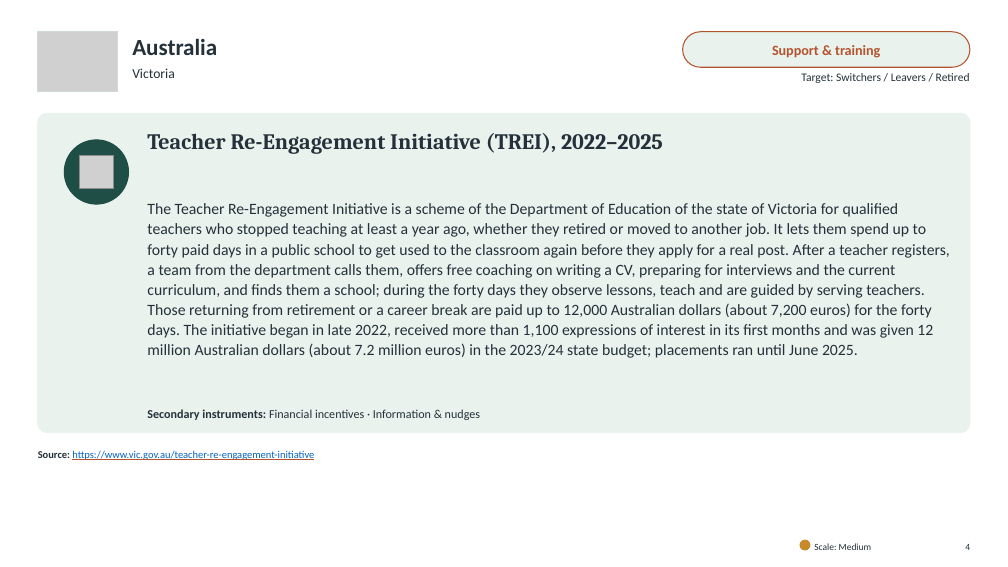
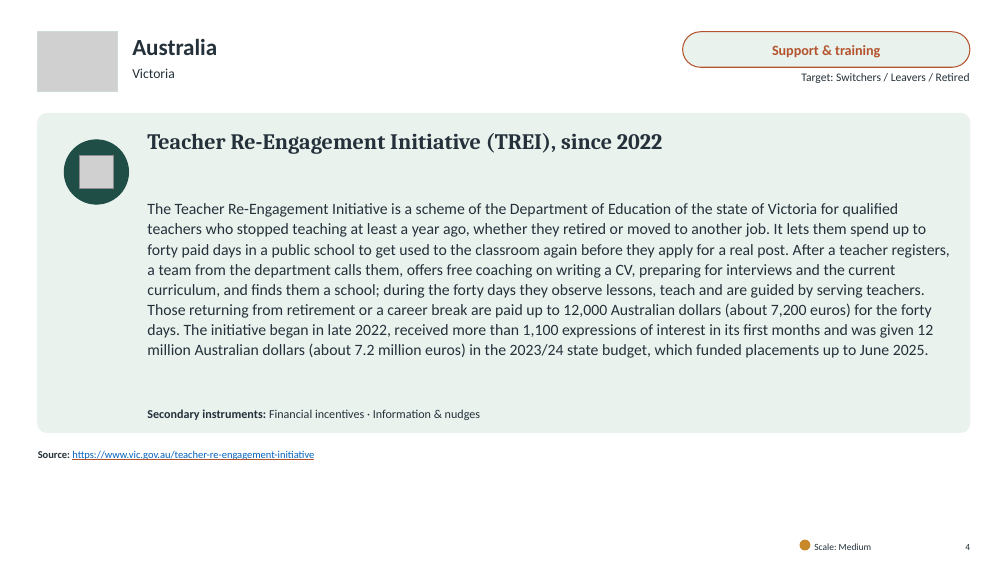
Before and after one commit to jedr1-ship-it/Alternative-Pathways----Quant, a slide deck: slide 4 of policies/Re-attracting_Former_Teachers.pptx. Drawn at 1008x567 pixels with LibreOffice and Linux fonts; fonts in the diff are those of the drawing; grey boxes stand for pictures. Boxes give left, top, right and bottom in pixels: in the first picture for what was removed or moved away, otherwise in the second. Text is boxed around its words. In the diff, an @@ line names an element or a change of style, - is before the commit and + after.

```diff
--- a/policies/Re-attracting_Former_Teachers.pptx
+++ b/policies/Re-attracting_Former_Teachers.pptx
@@ text at box(147, 133, 662, 154): text changed @@
-Teacher Re-Engagement Initiative (TREI), 2022–2025
+Teacher Re-Engagement Initiative (TREI), since 2022
@@ text at box(147, 203, 950, 358): text changed @@
-The Teacher Re-Engagement Initiative is a scheme of the Department of Education of the state of Victoria for qualified teachers who stopped teaching at least a year ago, whether they retired or moved to another job. It lets them spend up to forty paid days in a public school to get used to the classroom again before they apply for a real post. After a teacher registers, a team from the department calls them, offers free coaching on writing a CV, preparing for interviews and the current curriculum, and finds them a school; during the forty days they observe lessons, teach and are guided by serving teachers. Those returning from retirement or a career break are paid up to 12,000 Australian dollars (about 7,200 euros) for the forty days. The initiative began in late 2022, received more than 1,100 expressions of interest in its first months and was given 12 million Australian dollars (about 7.2 million euros) in the 2023/24 state budget; placements ran until June 2025.
+The Teacher Re-Engagement Initiative is a scheme of the Department of Education of the state of Victoria for qualified teachers who stopped teaching at least a year ago, whether they retired or moved to another job. It lets them spend up to forty paid days in a public school to get used to the classroom again before they apply for a real post. After a teacher registers, a team from the department calls them, offers free coaching on writing a CV, preparing for interviews and the current curriculum, and finds them a school; during the forty days they observe lessons, teach and are guided by serving teachers. Those returning from retirement or a career break are paid up to 12,000 Australian dollars (about 7,200 euros) for the forty days. The initiative began in late 2022, received more than 1,100 expressions of interest in its first months and was given 12 million Australian dollars (about 7.2 million euros) in the 2023/24 state budget, which funded placements up to June 2025.
```
Also in this commit, not shown: 29 other slides changed, 5 other files.
